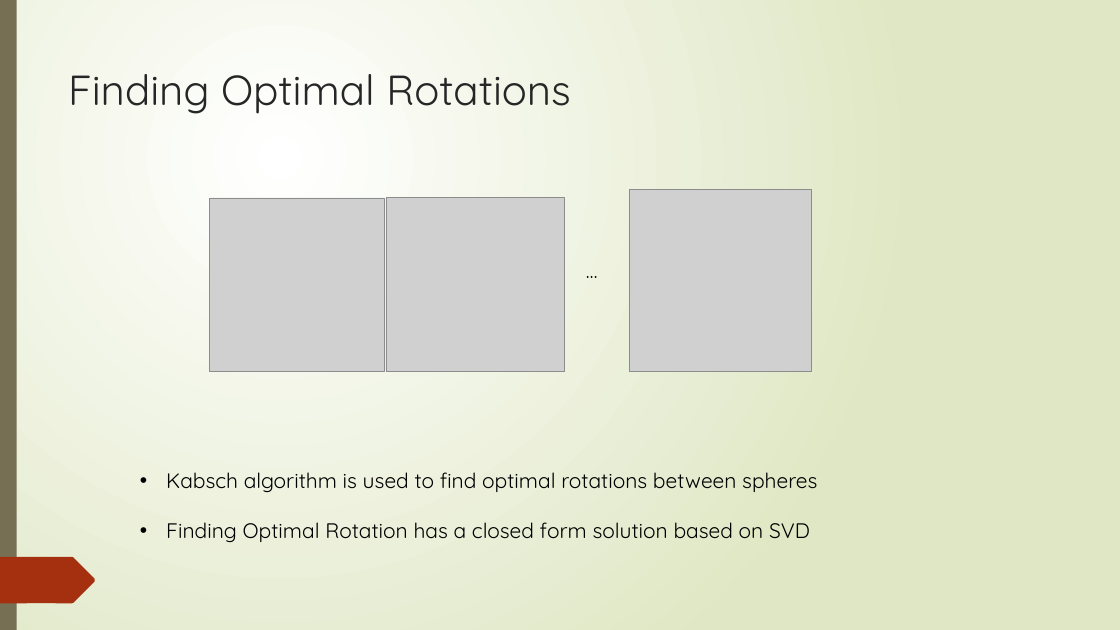
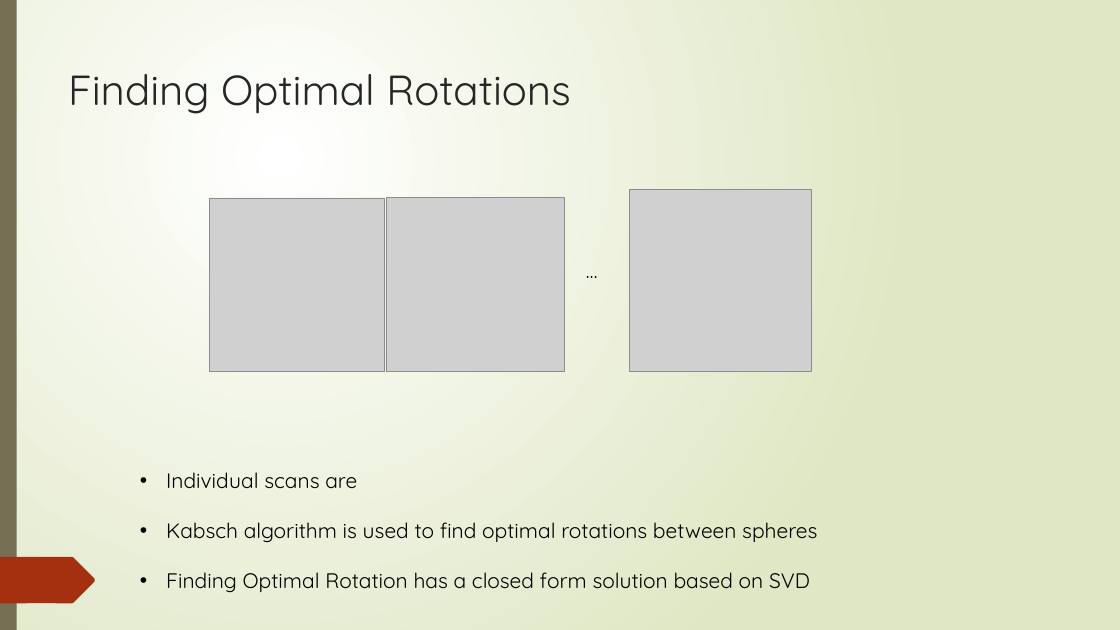
Before and after one commit to ajoshiusc/cortical_parcellation, a slide deck: slide 4 of docs/brain_sync.pptx. Drawn at 1120x630 pixels with LibreOffice and Linux fonts; fonts in the diff are those of the drawing; grey boxes stand for pictures. Boxes give left, top, right and bottom in pixels: in the first picture for what was removed or moved away, otherwise in the second. Text is boxed around its words. In the diff, an @@ line names an element or a change of style, - is before the commit and + after.

```diff
--- a/docs/brain_sync.pptx
+++ b/docs/brain_sync.pptx
@@ text at (166,472,357,489): paragraph added @@
+• Individual scans are
```
Also in this commit, not shown: 2 other slides changed.
